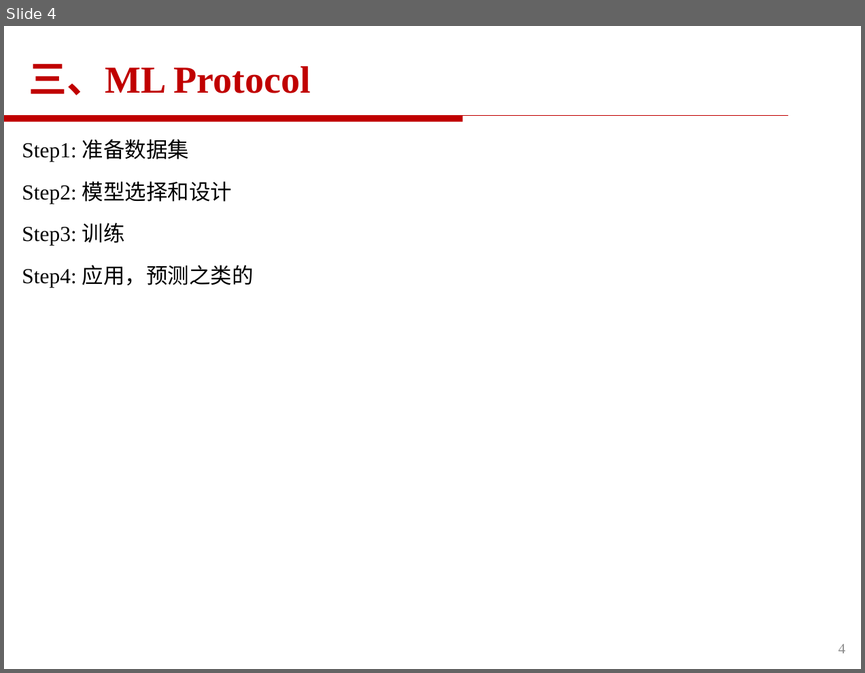
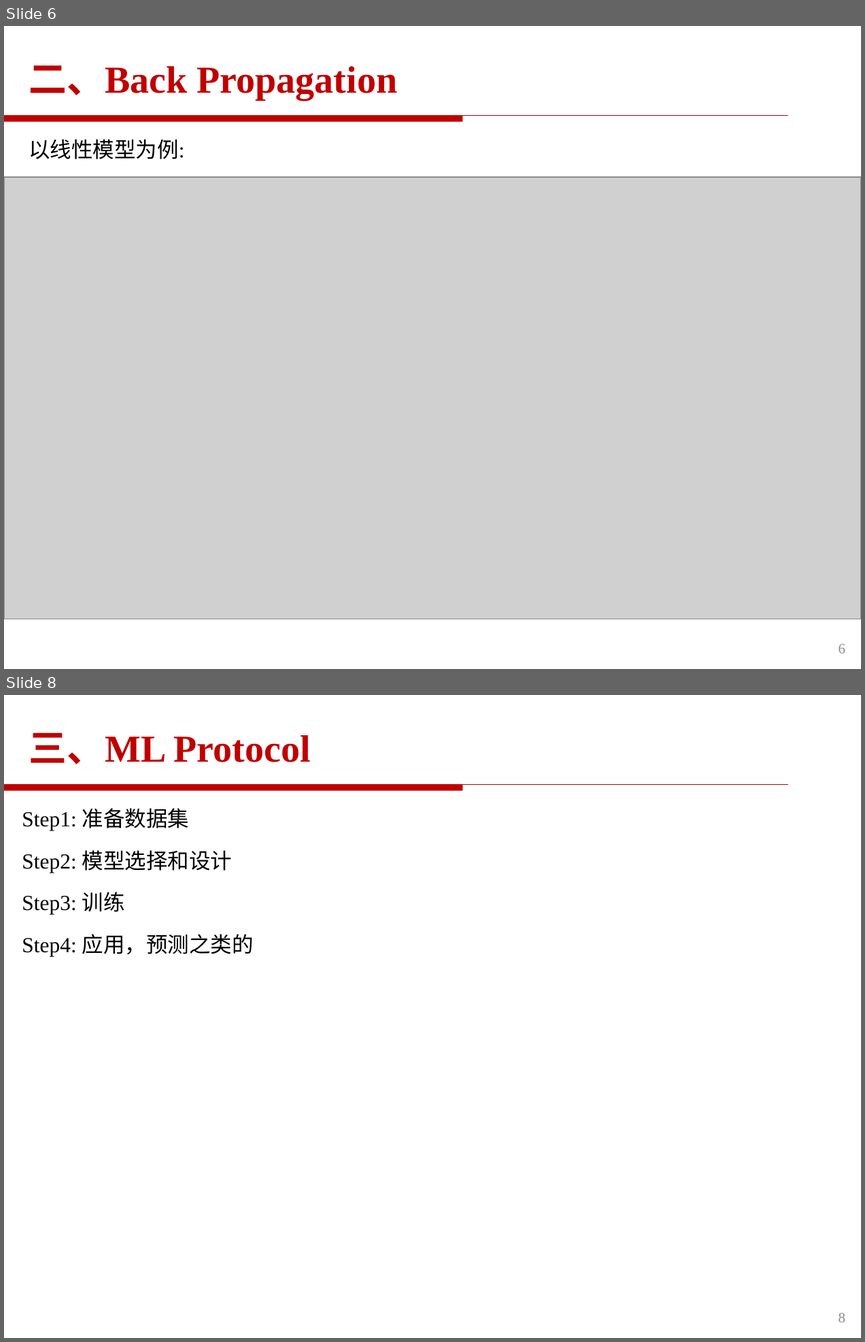
Before and after one commit to yqyang733/ML, a slide deck: ML_Learning_PPT/ML.pptx. Shown one above the other, each under a label of ours: slide 4 before the commit, slides 6 and 8 after it; the slides between them are not shown. The pictures are 865x673 and 865x1342 pixels, drawn with LibreOffice and Linux fonts; fonts in the diff are those of the drawing; grey boxes stand for pictures; background and template pictures are left out. Boxes give left, top, right and bottom in pixels: in the first picture for what was removed or moved away, otherwise in the second. Text is boxed around its words. In the diff, an @@ line names an element or a change of style, - is before the commit and + after.

```diff
--- a/ML_Learning_PPT/ML.pptx
+++ b/ML_Learning_PPT/ML.pptx
@@ slide 6 added at [4, 26, 861, 669], background #FFFFFF @@
@@ text added at [28, 65, 398, 99], 32 pt, text #C00000, bold @@
+二、Back Propagation
@@ freeform shape added at [4, 116, 788, 122], fill #C00000, outline #C00000 0.75 pt @@
@@ text added at [28, 139, 184, 159], 18 pt, text #000000 @@
+以线性模型为例:
@@ picture added at [4, 177, 861, 619] @@
@@ page number added at [838, 643, 845, 653], 12 pt, text #8C8C8C @@
+6
@@ what was slide 4 is now slide 8 @@
@@ page number at [838, 1312, 845, 1322]: text changed @@
-4
+8
```
Also in this commit, not shown: 1 slide changed, 4 other slides added.
